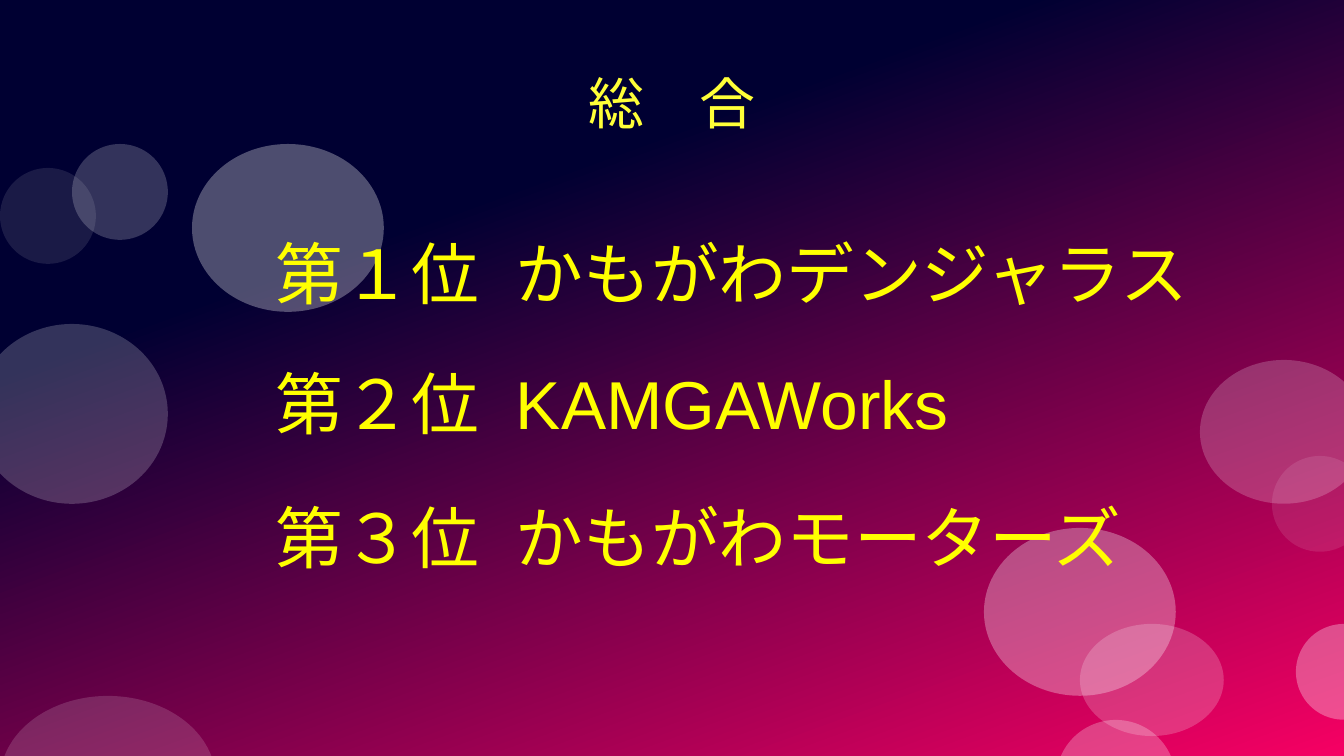
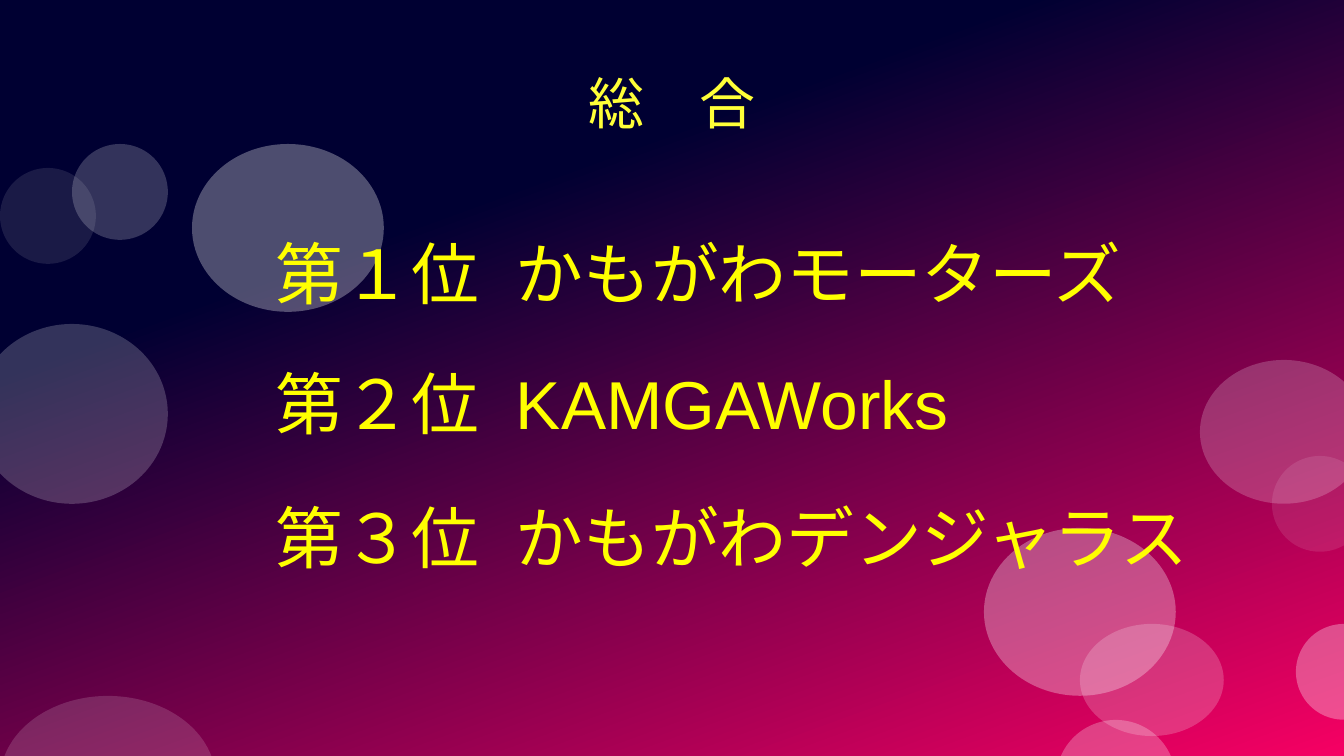
Before and after one commit to masakif1967-hash/etstartpg, a slide deck: slide 5 of 結果発表.pptx. Drawn at 1344x756 pixels with LibreOffice and Linux fonts; fonts in the diff are those of the drawing; background and template pictures are left out. Boxes give left, top, right and bottom in pixels: in the first picture for what was removed or moved away, otherwise in the second. Text is boxed around its words. In the diff, an @@ line names an element or a change of style, - is before the commit and + after.

```diff
--- a/結果発表.pptx
+++ b/結果発表.pptx
@@ text at <box>516,230,1122,302</box>: text changed @@
-かもがわデンジャラス
+かもがわモーターズ
@@ text at <box>516,494,1188,580</box>: text changed @@
-かもがわモーターズ
+かもがわデンジャラス
```
Also in this commit, not shown: 1 other slide changed, 3 other files.
